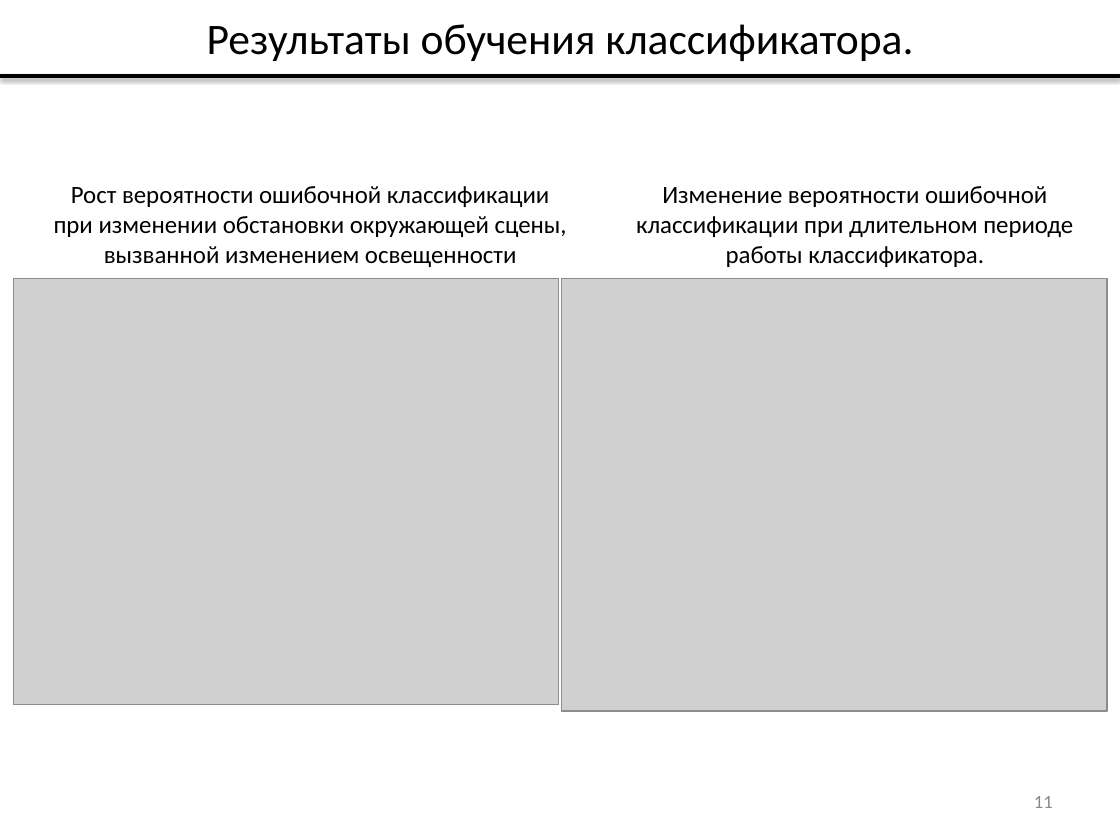
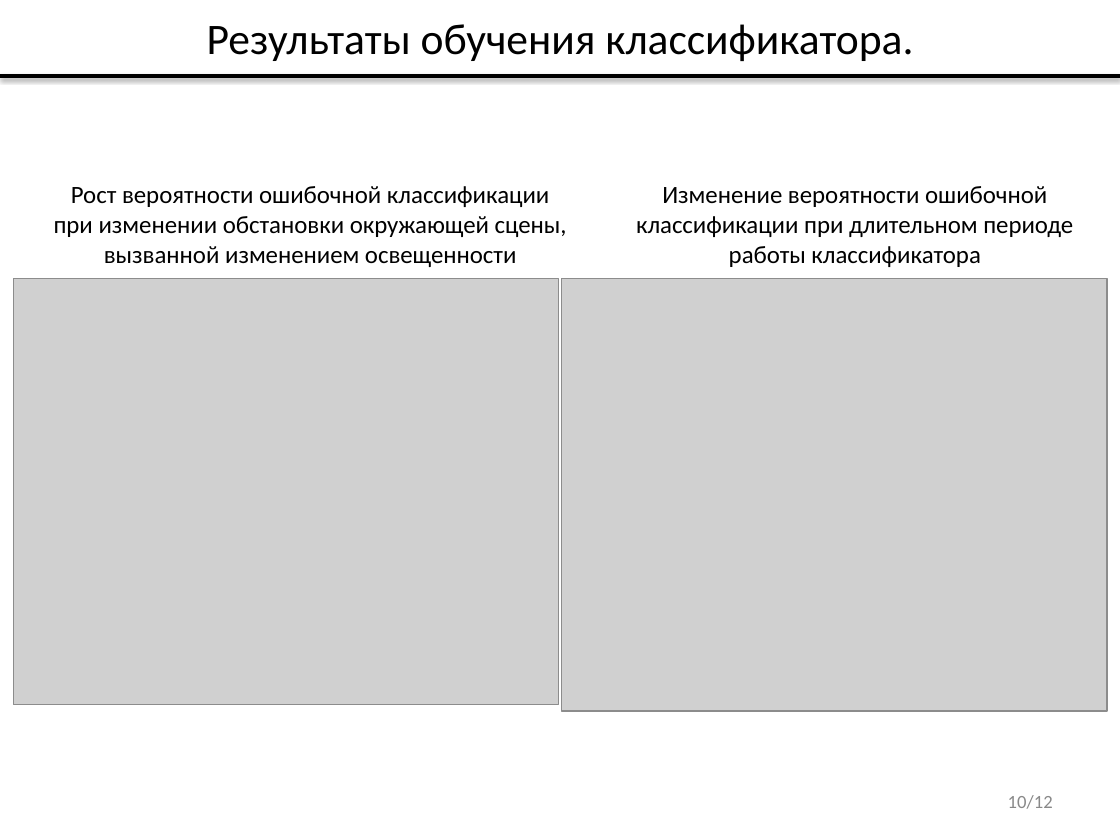
Before and after one commit to vladdimakov/cv2, a slide deck: slide 10 of ВКР/Презентация_Димаков_В.С._МП-40.pptx (slide 11 before the commit). Drawn at 1120x840 pixels with LibreOffice and Linux fonts; fonts in the diff are those of the drawing; grey boxes stand for pictures. Boxes give left, top, right and bottom in pixels: in the first picture for what was removed or moved away, otherwise in the second. Text is boxed around its words. In the diff, an @@ line names an element or a change of style, - is before the commit and + after.

```diff
--- a/ВКР/Презентация_Димаков_В.С._МП-40.pptx
+++ b/ВКР/Презентация_Димаков_В.С._МП-40.pptx
@@ text at (636, 186, 1073, 267): text changed @@
-Изменение вероятности ошибочной классификации при длительном периоде работы классификатора.
+Изменение вероятности ошибочной классификации при длительном периоде работы классификатора
@@ page number at (1008, 795, 1053, 809): text changed @@
-11
+10/12
```
Also in this commit, not shown: 9 other slides changed, 3 slides removed, 1 other file.
